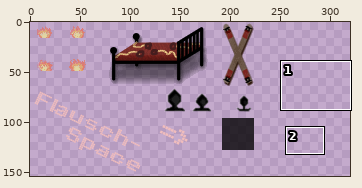
Sprite sheet: tiles_png/deco/kinkyGeeks/tileset_KG.png. The first picture is a wide view before the edit; the outline marks the close-up.
Close-up. Earlier state:
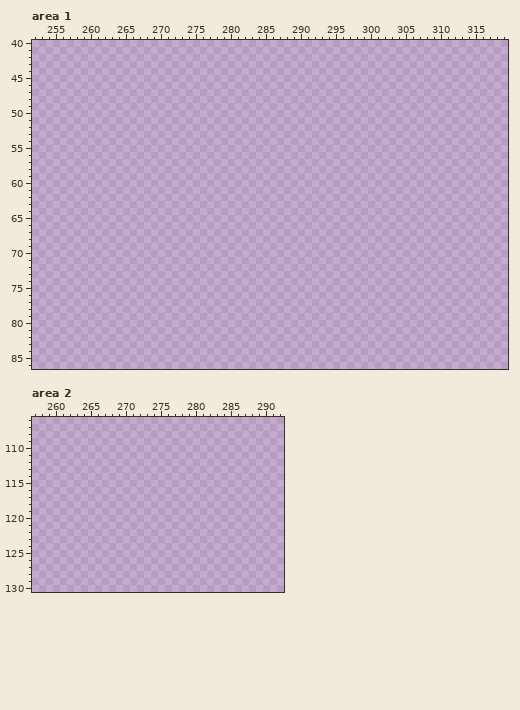
The file is 320x320 pixels. Pixels under 10% opacity are left out. Colours within 5 levels of each other are drawn and written as one. Shown: area 1: x 252..319, y 40..86; area 2: x 257..292, y 106..130. The wide view leaves out empty margins.
The result:
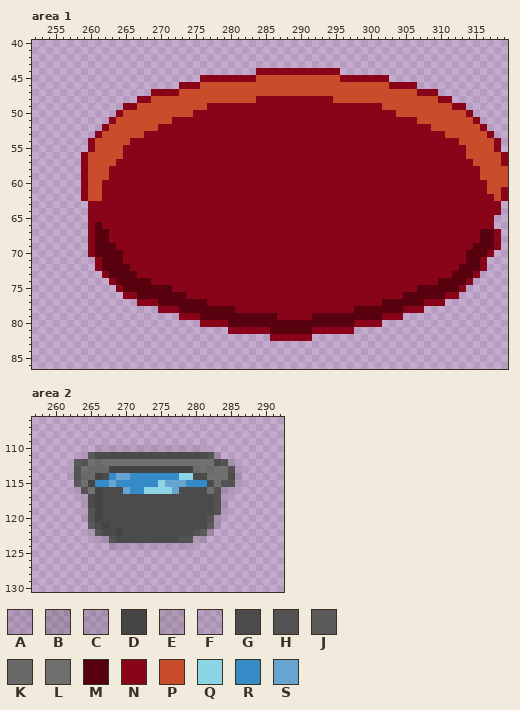
Palette (. is transparent): A #1a1a1a1d  B #1c1c1c2d  C #3b3b3b2b  D #444444  E #4646462c  F #4949491c  G #4b4b4b  H #535353  J #5a5a5a  K #696969  L #707070  M #57000e  N #890419  P #c94d2a  Q #8cd5e5  R #358bc7  S #66a5d1
Edits made:
Area 1:
y 44: x 284..295 ............ -> NNNNNNNNNNNN
y 45: x 276..302 ........................... -> NNNNNNNNPPPPPPPPPPPPNNNNNNN
y 46: x 273..306 .................................. -> NNNPPPPPPPPPPPPPPPPPPPPPPPPPPPNNNN
y 47: x 269..309 ......................................... -> NNNNPPPPPPPPPPPPPPPPPPPPPPPPPPPPPPPPPPNNN
y 48: x 267..311 ............................................. -> NNPPPPPPPPPPPPPPPNNNNNNNNNNNPPPPPPPPPPPPPPPNN
y 49: x 265..313 ................................................. -> NNPPPPPPPPPPNNNNNNNNNNNNNNNNNNNNNNNNNPPPPPPPPPPNN
y 50: x 264..314 ................................................... -> NPPPPPPPPPPNNNNNNNNNNNNNNNNNNNNNNNNNNNNNPPPPPPPPPPN
y 51: x 263..315 ..................................................... -> NPPPPPPPPNNNNNNNNNNNNNNNNNNNNNNNNNNNNNNNNNNNPPPPPPPPN
y 52: x 262..316 ....................................................... -> NPPPPPPPNNNNNNNNNNNNNNNNNNNNNNNNNNNNNNNNNNNNNNNPPPPPPPN
y 53: x 261..317 ......................................................... -> NPPPPPPNNNNNNNNNNNNNNNNNNNNNNNNNNNNNNNNNNNNNNNNNNNPPPPPPN
y 54: x 260..318 ........................................................... -> NPPPPPNNNNNNNNNNNNNNNNNNNNNNNNNNNNNNNNNNNNNNNNNNNNNNNPPPPPN
y 55: x 260..318 ........................................................... -> NPPPPNNNNNNNNNNNNNNNNNNNNNNNNNNNNNNNNNNNNNNNNNNNNNNNNNPPPPN
y 56: x 259..319 ............................................................. -> NPPPPPNNNNNNNNNNNNNNNNNNNNNNNNNNNNNNNNNNNNNNNNNNNNNNNNNPPPPPN
y 57: x 259..319 ............................................................. -> NPPPPNNNNNNNNNNNNNNNNNNNNNNNNNNNNNNNNNNNNNNNNNNNNNNNNNNNPPPPN
y 58..59: x 259..319 ............................................................. -> NPPPNNNNNNNNNNNNNNNNNNNNNNNNNNNNNNNNNNNNNNNNNNNNNNNNNNNNNPPPP
y 60: x 259..319 ............................................................. -> NPPNNNNNNNNNNNNNNNNNNNNNNNNNNNNNNNNNNNNNNNNNNNNNNNNNNNNNNNPPP
y 61: x 259..319 ............................................................. -> NPPNNNNNNNNNNNNNNNNNNNNNNNNNNNNNNNNNNNNNNNNNNNNNNNNNNNNNNNPPN
y 62: x 259..319 ............................................................. -> NPPNNNNNNNNNNNNNNNNNNNNNNNNNNNNNNNNNNNNNNNNNNNNNNNNNNNNNNNNPN
y 63..64: x 260..318 ........................................................... -> NNNNNNNNNNNNNNNNNNNNNNNNNNNNNNNNNNNNNNNNNNNNNNNNNNNNNNNNNNN
y 65: x 260..317 .......................................................... -> NNNNNNNNNNNNNNNNNNNNNNNNNNNNNNNNNNNNNNNNNNNNNNNNNNNNNNNNNN
y 66: x 260..317 .......................................................... -> NMNNNNNNNNNNNNNNNNNNNNNNNNNNNNNNNNNNNNNNNNNNNNNNNNNNNNNNNN
y 67..68: x 260..318 ........................................................... -> NMMNNNNNNNNNNNNNNNNNNNNNNNNNNNNNNNNNNNNNNNNNNNNNNNNNNNNNMMN
y 69: x 260..318 ........................................................... -> NMMMNNNNNNNNNNNNNNNNNNNNNNNNNNNNNNNNNNNNNNNNNNNNNNNNNNNMMMN
y 70: x 260..317 .......................................................... -> NMMMMNNNNNNNNNNNNNNNNNNNNNNNNNNNNNNNNNNNNNNNNNNNNNNNNNMMMN
y 71: x 261..316 ........................................................ -> NMMMNNNNNNNNNNNNNNNNNNNNNNNNNNNNNNNNNNNNNNNNNNNNNNNNNMMN
y 72: x 261..316 ........................................................ -> NMMMMNNNNNNNNNNNNNNNNNNNNNNNNNNNNNNNNNNNNNNNNNNNNNNNMMMN
y 73: x 262..315 ...................................................... -> NMMMMNNNNNNNNNNNNNNNNNNNNNNNNNNNNNNNNNNNNNNNNNNNNNMMMN
y 74: x 263..314 .................................................... -> NMMMMMNNNNNNNNNNNNNNNNNNNNNNNNNNNNNNNNNNNNNNNNNMMMMN
y 75: x 264..313 .................................................. -> NMMMMMMMNNNNNNNNNNNNNNNNNNNNNNNNNNNNNNNNNNNMMMMMMN
y 76: x 265..312 ................................................ -> NNMMMMMMMNNNNNNNNNNNNNNNNNNNNNNNNNNNNNNNMMMMMMNN
y 77: x 267..310 ............................................ -> NNNMMMMMMMNNNNNNNNNNNNNNNNNNNNNNNNNMMMMMMNNN
y 78: x 270..307 ...................................... -> NNNMMMMMMMMNNNNNNNNNNNNNNNNNMMMMMMMNNN
y 79: x 273..304 ................................ -> NNNMMMMMMMMMMMNNNNNMMMMMMMMMMNNN
y 80: x 276..301 .......................... -> NNNNMMMMMMMMMMMMMMMMMMNNNN
y 81: x 280..297 .................. -> NNNNNNMMMMMMNNNNNN
y 82: x 286..291 ...... -> NNNNNN
Area 2:
y 110: x 266..281 ................ -> FFFFFFFFFFFFFFFF
y 111: x 264..283 .................... -> EJGGGGGGGGGGGGGGGGHB
y 112: x 263..285 ....................... -> JHLKLLLLLLLLLLLLLLLLGHB
y 113: x 262..286 ......................... -> FHLKKKDDDDDDDDDDDDKLKLLHA
y 114: x 262..286 ......................... -> FHKKDGRSSRRRRRRRQQGGLLLGA
y 115: x 263..286 ........................ -> JLDRRSRRRRRRQSSSRRRGLHHA
y 116: x 263..285 ....................... -> CHLDGGGSRRQQQQSGGGGLHCA
y 117: x 264..284 ..................... -> EGDGGGGGGGGGGGGGGGGHA
y 118: x 264..284 ..................... -> FGDGGGGGGGGGGGGGGGGHA
y 119: x 264..284 ..................... -> FHDGGGGGGGGGGGGGGGGHA
y 120: x 264..283 .................... -> FHDGGGGGGGGGGGGGGGHB
y 121: x 265..283 ................... -> JGDGGGGGGGGGGGGGGJA
y 122: x 265..282 .................. -> CHGGDGGGGGGGGGGHJB
y 123: x 266..281 ................ -> AEHGGGGGGGGGHHEA
y 124: x 268..279 ............ -> AAFFFFFFFFFA
Pixel boxes of the changes (left, top, right, bottom) in both close-ups:
added: (81, 68, 508, 341)
added: (67, 445, 242, 550)
